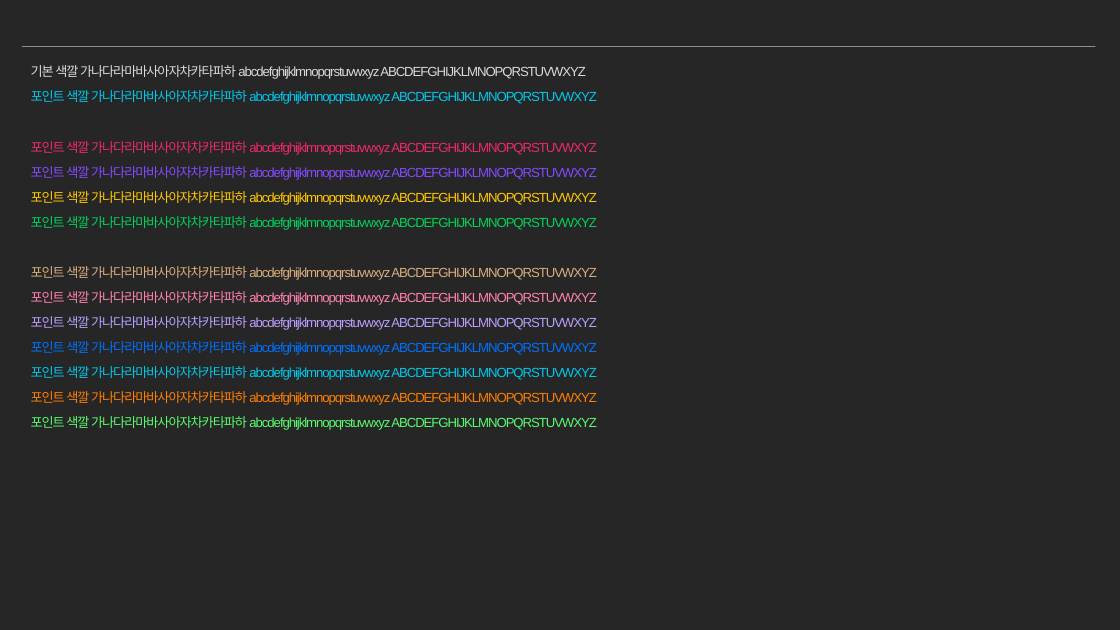
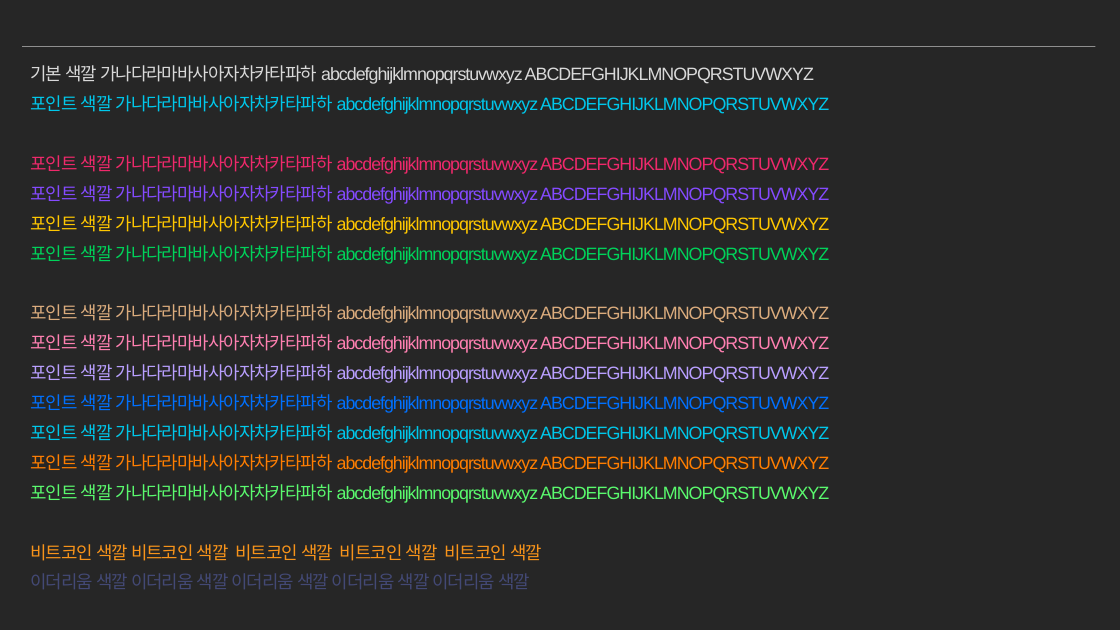
Before and after one commit to moss0801/blockchain-doc, a slide deck: slide 74 of General/Blockchain Part1.pptx (slide 17 before the commit). Drawn at 1120x630 pixels with LibreOffice and Linux fonts; fonts in the diff are those of the drawing. Boxes give left, top, right and bottom in pixels: in the first picture for what was removed or moved away, otherwise in the second. Text is boxed around its words. In the diff, an @@ line names an element or a change of style, - is before the commit and + after.

```diff
--- a/General/Blockchain Part1.pptx
+++ b/General/Blockchain Part1.pptx
@@ text at [31, 65, 829, 503]: size 11.2 to 15.3 pt @@
@@ text at [31, 544, 542, 589]: paragraphs added @@
+비트코인 색깔 비트코인 색깔 비트코인 색깔 비트코인 색깔 비트코인 색깔
+이더리움 색깔 이더리움 색깔 이더리움 색깔 이더리움 색깔 이더리움 색깔
```
Also in this commit, not shown: 13 other slides changed, 59 slides added, 2 slides removed, 1 other file.
